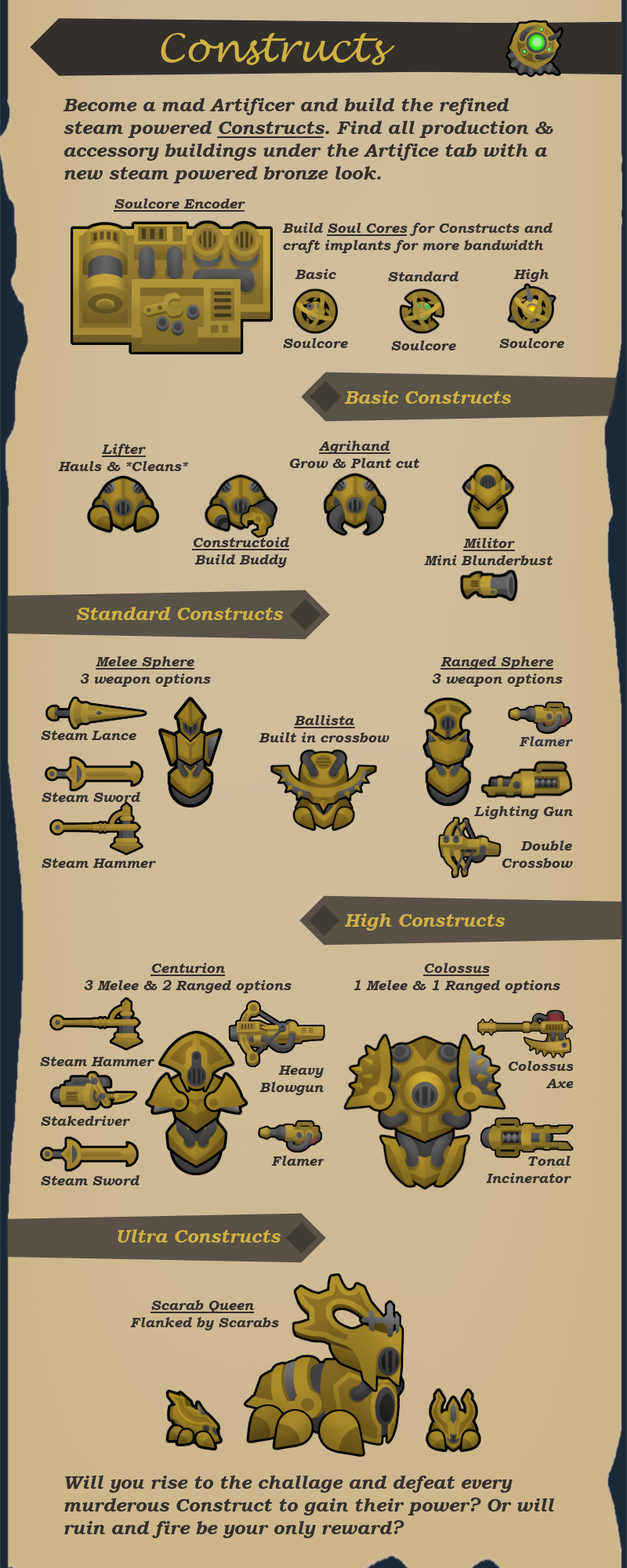
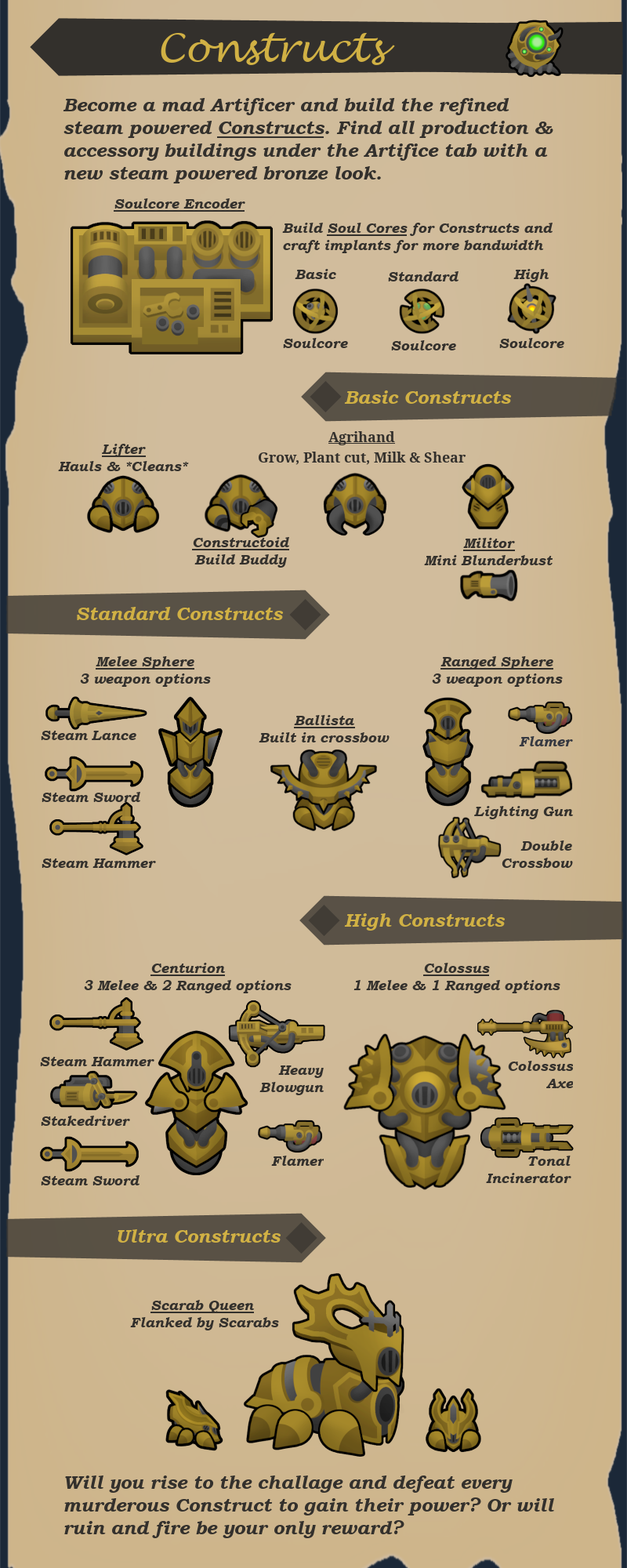
Before/after of a 627 × 1568 layered artwork. What changed in the layer stack:
painted on "Agrihand ..." over left=258, top=431, right=467, bottom=469
